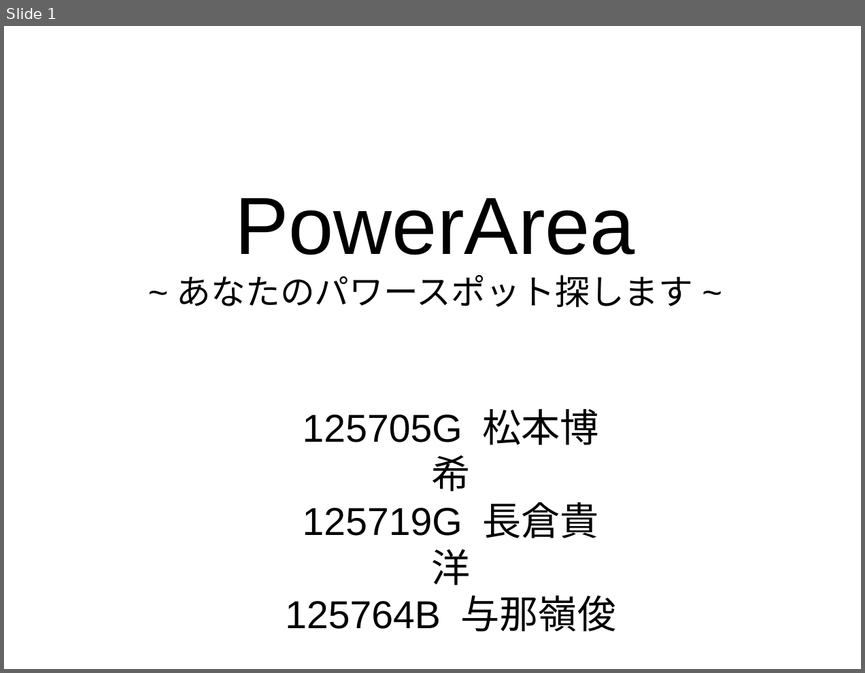
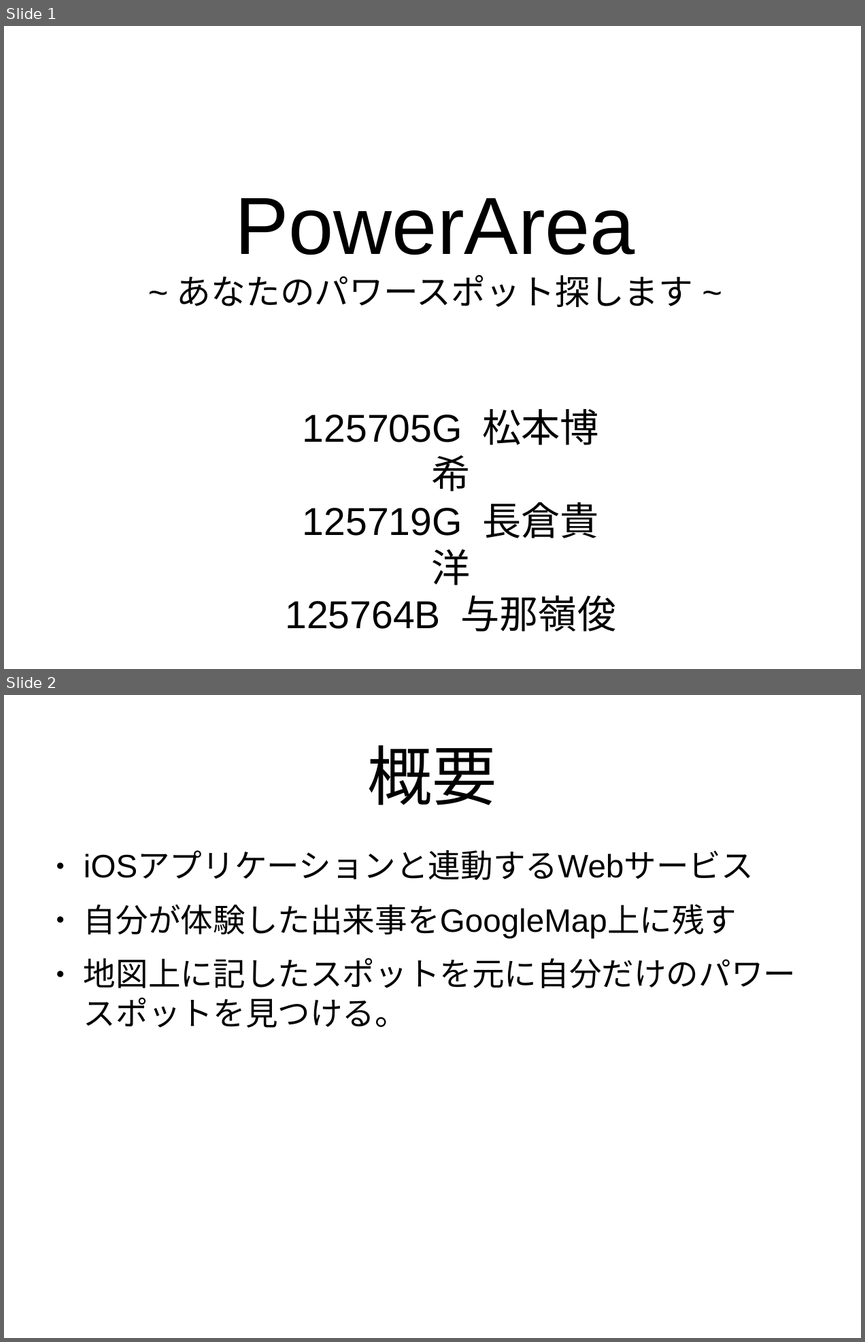
Before and after one commit to e125719/Pro3_5, a slide deck: Pro3_3.odp. Shown one above the other, each under a label of ours: slide 1 before the commit, slides 1 and 2 after it. The pictures are 865x673 and 865x1342 pixels, drawn with LibreOffice and Linux fonts; fonts in the diff are those of the drawing. Boxes give left, top, right and bottom in pixels: in the first picture for what was removed or moved away, otherwise in the second. Text is boxed around its words. In the diff, an @@ line names an element or a change of style, - is before the commit and + after.

```diff
--- a/Pro3_3.odp
+++ b/Pro3_3.odp
@@ slide 2 added at <box>4,695,861,1338</box>, background #FFFFFF @@
@@ title added at <box>368,745,498,805</box>, 60 pt, text #000000 @@
+概要
@@ text added at <box>84,852,796,1028</box>, 30 pt, text #000000 @@
+● iOSアプリケーションと連動するWebサービス
+● 自分が体験した出来事をGoogleMap上に残す
+● 地図上に記したスポットを元に自分だけのパワースポットを見つける。
```
Also in this commit, not shown: 1 other slide added, 1 slide removed.
